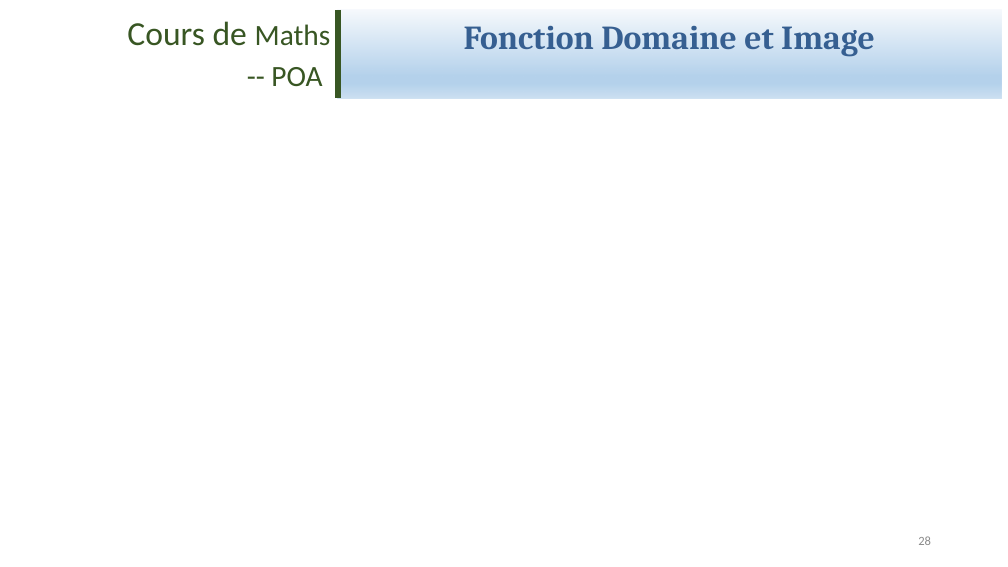
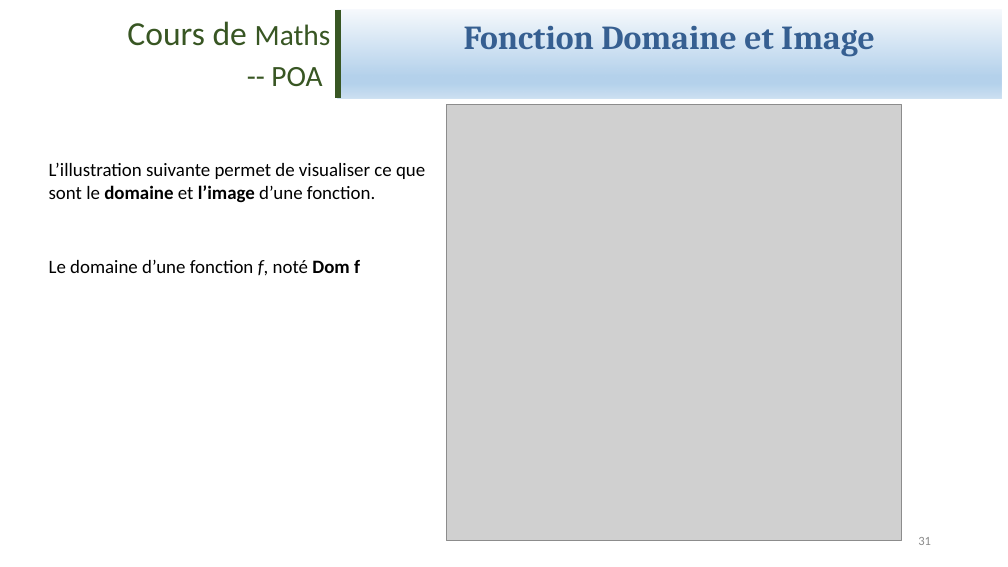
Before and after one commit to ArnoldSOH/Cours-L1-POA-FSEG-Creteil, a slide deck: slide 31 of L1/L1 POA Sem1/Cours POA L1.pptx (slide 28 before the commit). Drawn at 1008x567 pixels with LibreOffice and Linux fonts; fonts in the diff are those of the drawing; grey boxes stand for pictures. Boxes give left, top, right and bottom in pixels: in the first picture for what was removed or moved away, otherwise in the second. Text is boxed around its words. In the diff, an @@ line names an element or a change of style, - is before the commit and + after.

```diff
--- a/L1/L1 POA Sem1/Cours POA L1.pptx
+++ b/L1/L1 POA Sem1/Cours POA L1.pptx
@@ picture added at (446, 104, 901, 541) @@
@@ text added at (49, 163, 425, 203), 18 pt, text #000000 @@
+L’illustration suivante permet de visualiser ce que sont le domaine et l’image d’une fonction.
@@ text added at (49, 260, 360, 276), 18 pt, text #000000 @@
+Le domaine d’une fonction f, noté Dom f
@@ page number at (918, 537, 931, 545): text changed @@
-28
+31
```
Also in this commit, not shown: 3 other slides changed, 5 slides added, 5 slides removed.
